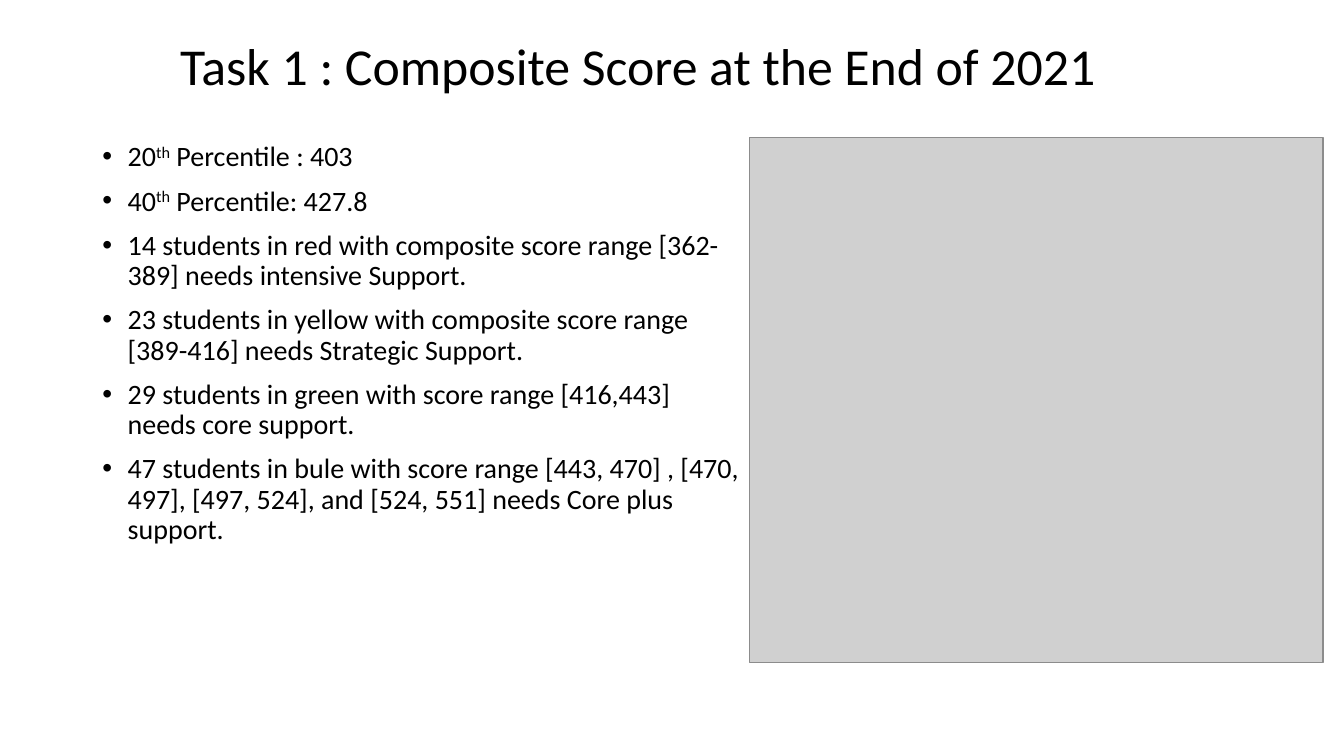
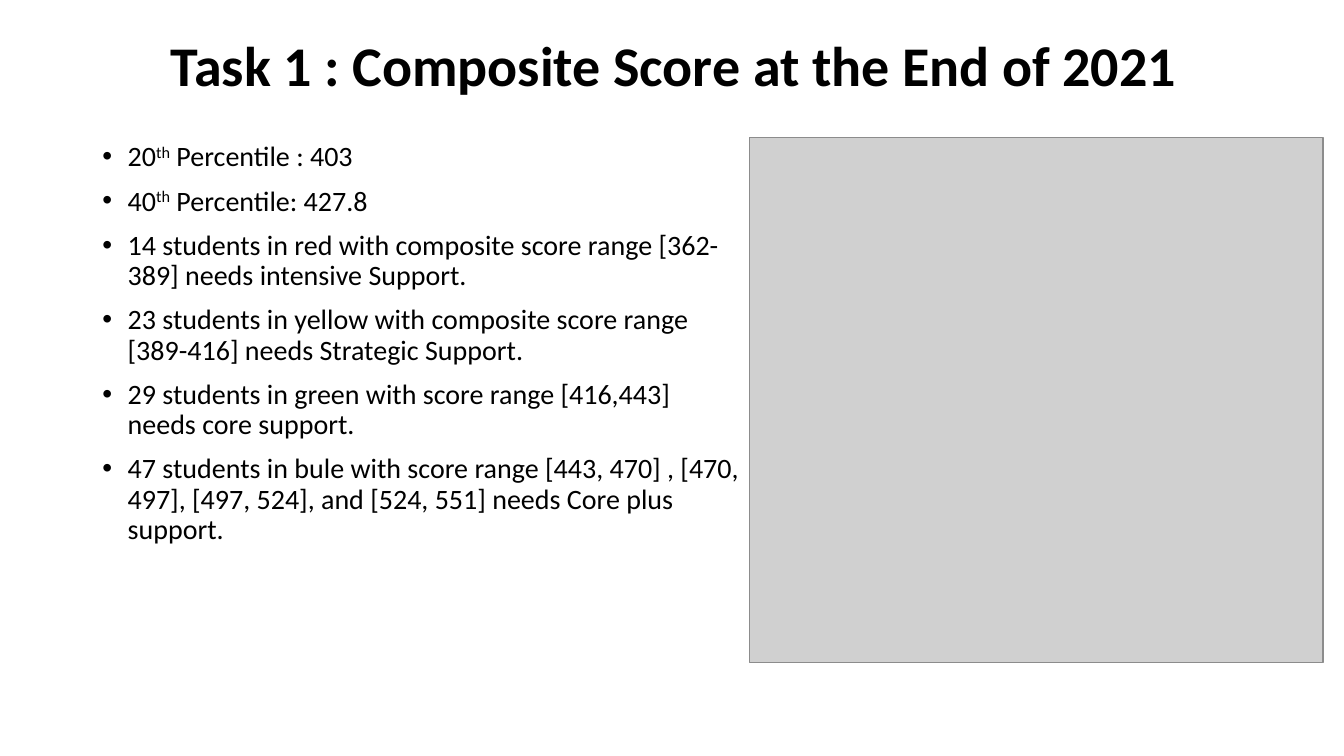
Before and after one commit to sirjanabhatta06/Southbridge-Public-Schools-Tasks, a slide deck: slide 4 of SirjanaBhatta-SouthbridgePublicSchools.pptx. Drawn at 1344x756 pixels with LibreOffice and Linux fonts; fonts in the diff are those of the drawing; grey boxes stand for pictures. Boxes give left, top, right and bottom in pixels: in the first picture for what was removed or moved away, otherwise in the second. Text is boxed around its words. In the diff, an @@ line names an element or a change of style, - is before the commit and + after.

```diff
--- a/SirjanaBhatta-SouthbridgePublicSchools.pptx
+++ b/SirjanaBhatta-SouthbridgePublicSchools.pptx
@@ title "Task 1 : Composite Score ...": place and size @@
-title "Task 1 : Composite Score ..." at (180,49,1095,94)
+title "Task 1 : Composite Score ..." at (171,46,1176,95)
@@ title "Task 1 : Composite Score ..." at (171,46,1176,95): size 37 to 40 pt, bold on @@
```
Also in this commit, not shown: 4 other slides changed, 4 slides added, 3 slides removed, 2 other files.
